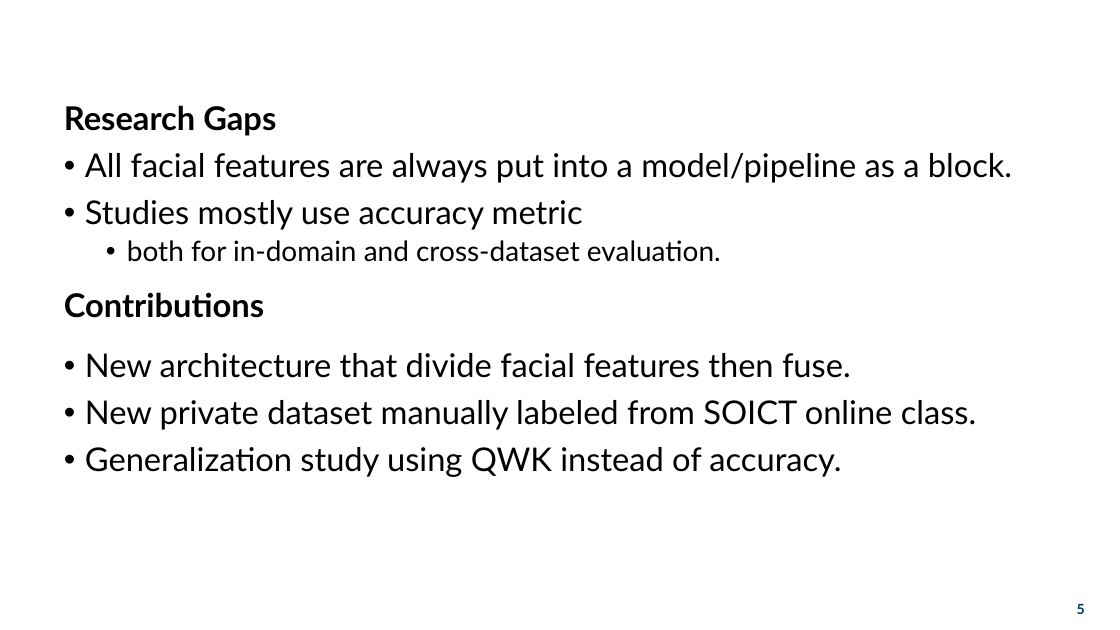
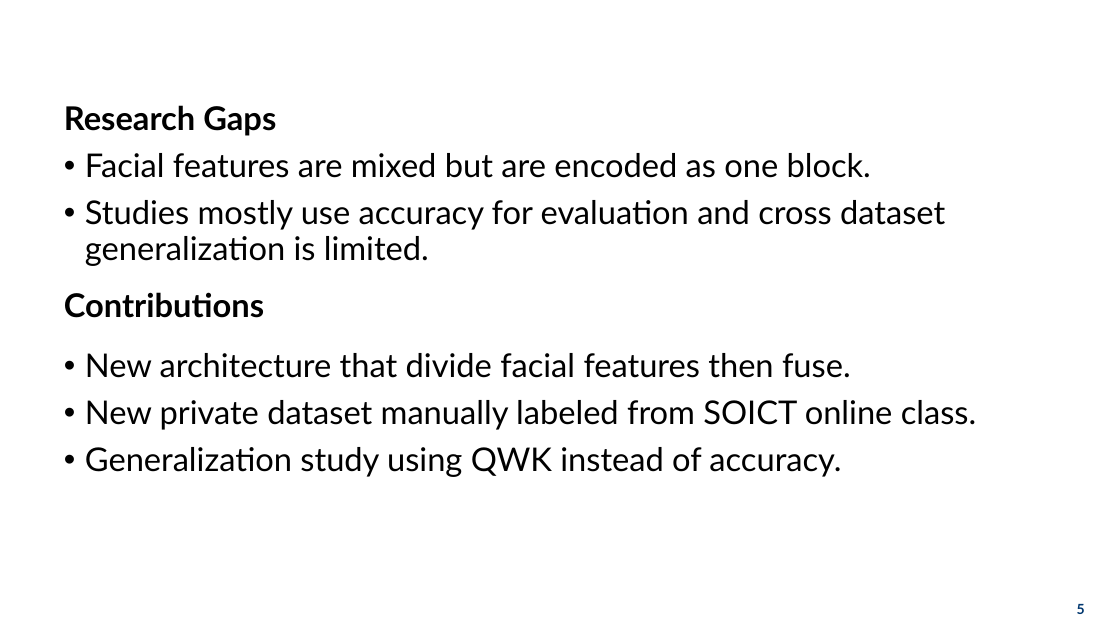
Before and after one commit to hoa2004st/CNN-in-CMOSE, a slide deck: slide 5 of documents/presentation/thesis.pptx. Drawn at 1120x630 pixels with LibreOffice and Linux fonts; fonts in the diff are those of the drawing; background and template pictures are left out. Boxes give left, top, right and bottom in pixels: in the first picture for what was removed or moved away, otherwise in the second. Text is boxed around its words. In the diff, an @@ line names an element or a change of style, - is before the commit and + after.

```diff
--- a/documents/presentation/thesis.pptx
+++ b/documents/presentation/thesis.pptx
@@ text at (85,153,945,266): text changed @@
-• All facial features are always put into a model/pipeline as a block.
-• Studies mostly use accuracy metric
-  • both for in-domain and cross-dataset evaluation.
+• Facial features are mixed but are encoded as one block.
+• Studies mostly use accuracy for evaluation and cross dataset generalization is limited.
```
Also in this commit, not shown: 9 other files.
